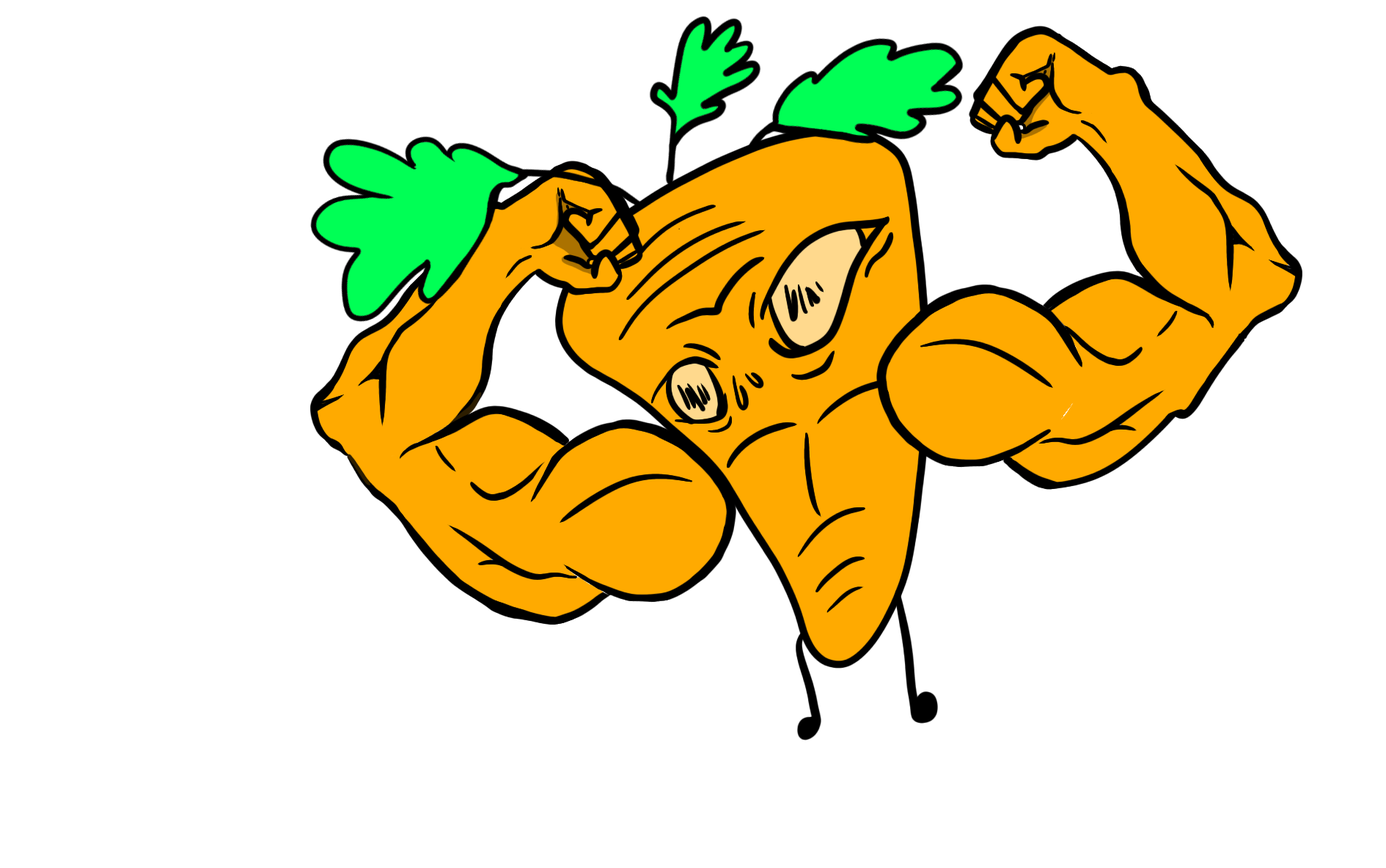
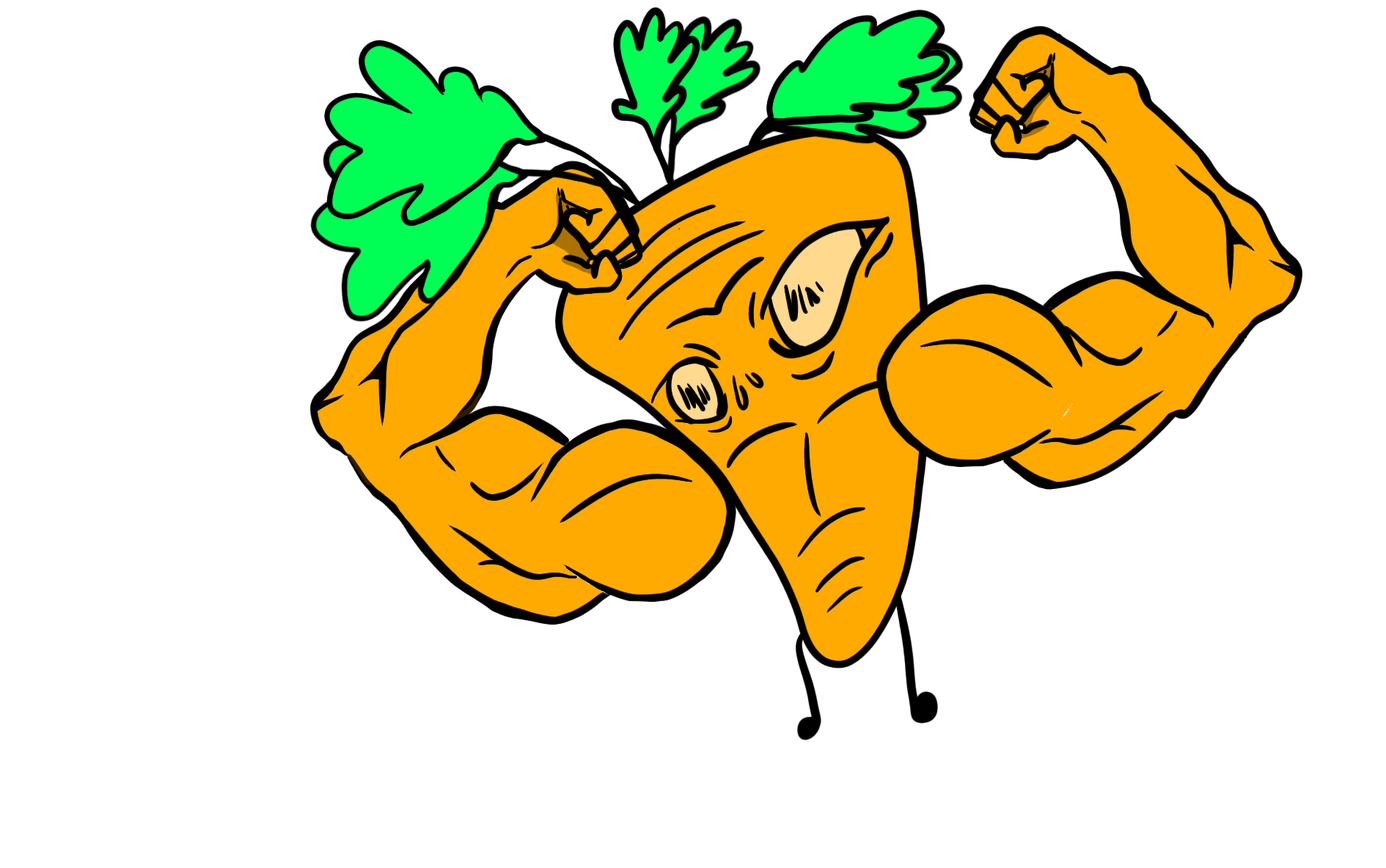
Comparing the layer stacks of the two 1386px x 868px images. Changes:
showed "leaves_Up" over [left=324, top=7, right=951, bottom=230]
